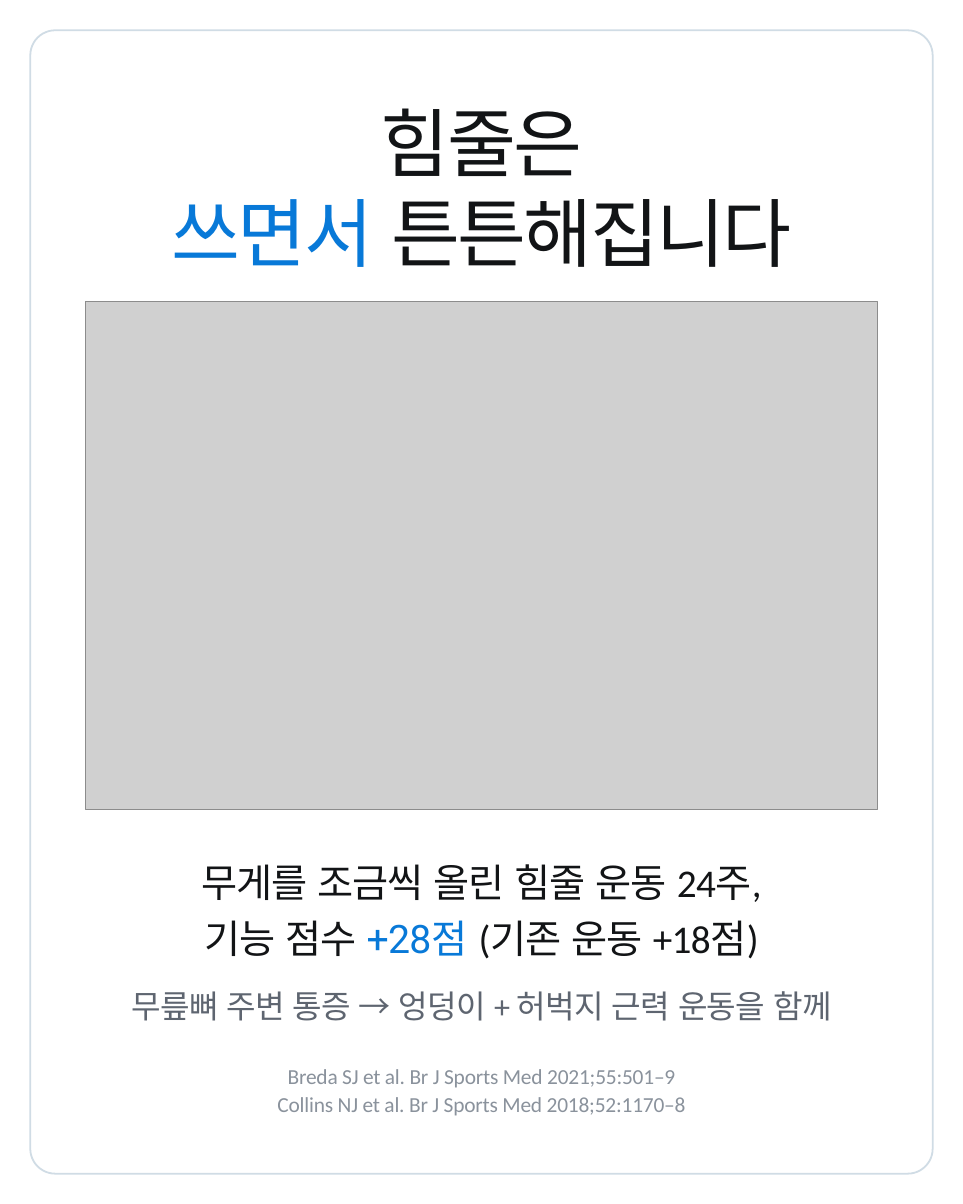
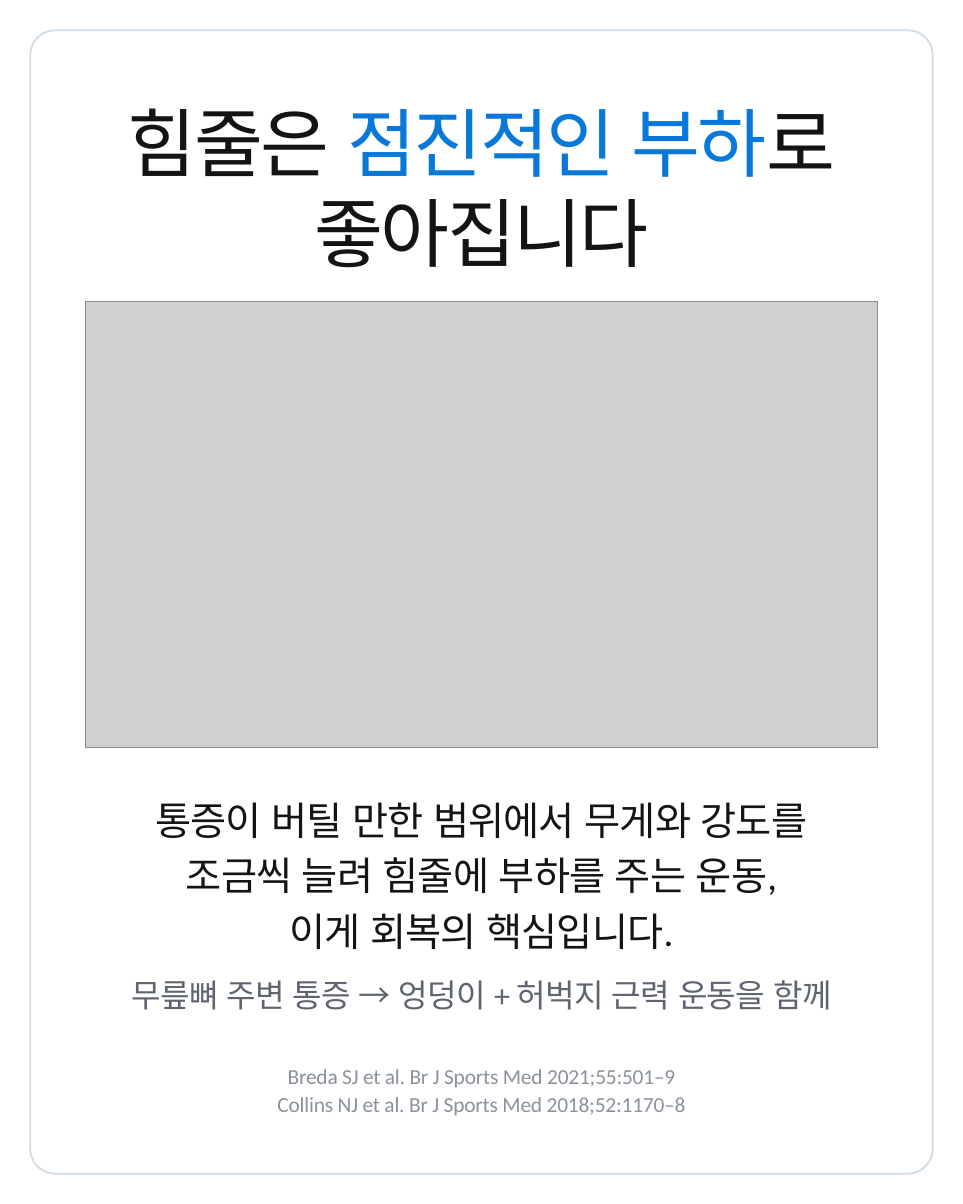
Before and after one commit to js920915-cyber/New-box, a slide deck: slide 7 of content/patellar-strap-runners/adobe-express/patellar-strap-runners-express.pptx. Drawn at 963x1204 pixels with LibreOffice and Linux fonts; fonts in the diff are those of the drawing; grey boxes stand for pictures. Boxes give left, top, right and bottom in pixels: in the first picture for what was removed or moved away, otherwise in the second. Text is boxed around its words. In the diff, an @@ line names an element or a change of style, - is before the commit and + after.

```diff
--- a/content/patellar-strap-runners/adobe-express/patellar-strap-runners-express.pptx
+++ b/content/patellar-strap-runners/adobe-express/patellar-strap-runners-express.pptx
@@ text at box(128, 108, 835, 177): text changed; text colour #121416 to #0879D8 @@
-힘줄은
+힘줄은 점진적인 부하로
@@ text at box(314, 199, 648, 268): text changed @@
-쓰면서 튼튼해집니다
+좋아집니다
@@ picture: place and size @@
-picture at box(86, 301, 877, 810)
+picture at box(86, 301, 877, 747)
@@ text added at box(155, 802, 808, 838), 33 pt, text #121416 @@
+통증이 버틸 만한 범위에서 무게와 강도를
@@ text at box(186, 857, 777, 895): text changed; font Calibri to Roboto @@
-무게를 조금씩 올린 힘줄 운동 24주,
+조금씩 늘려 힘줄에 부하를 주는 운동,
@@ text removed at box(204, 920, 759, 959) @@
-기능 점수 +28점 (기존 운동 +18점)
@@ text added at box(289, 913, 673, 949), 33 pt, text #121416 @@
+이게 회복의 핵심입니다.
@@ text "무릎뼈 주변 통증 → 엉덩이 ...": place and size @@
-text "무릎뼈 주변 통증 → 엉덩이 ..." at box(131, 991, 831, 1021)
+text "무릎뼈 주변 통증 → 엉덩이 ..." at box(131, 980, 831, 1010)
```
Also in this commit, not shown: 14 other files.
